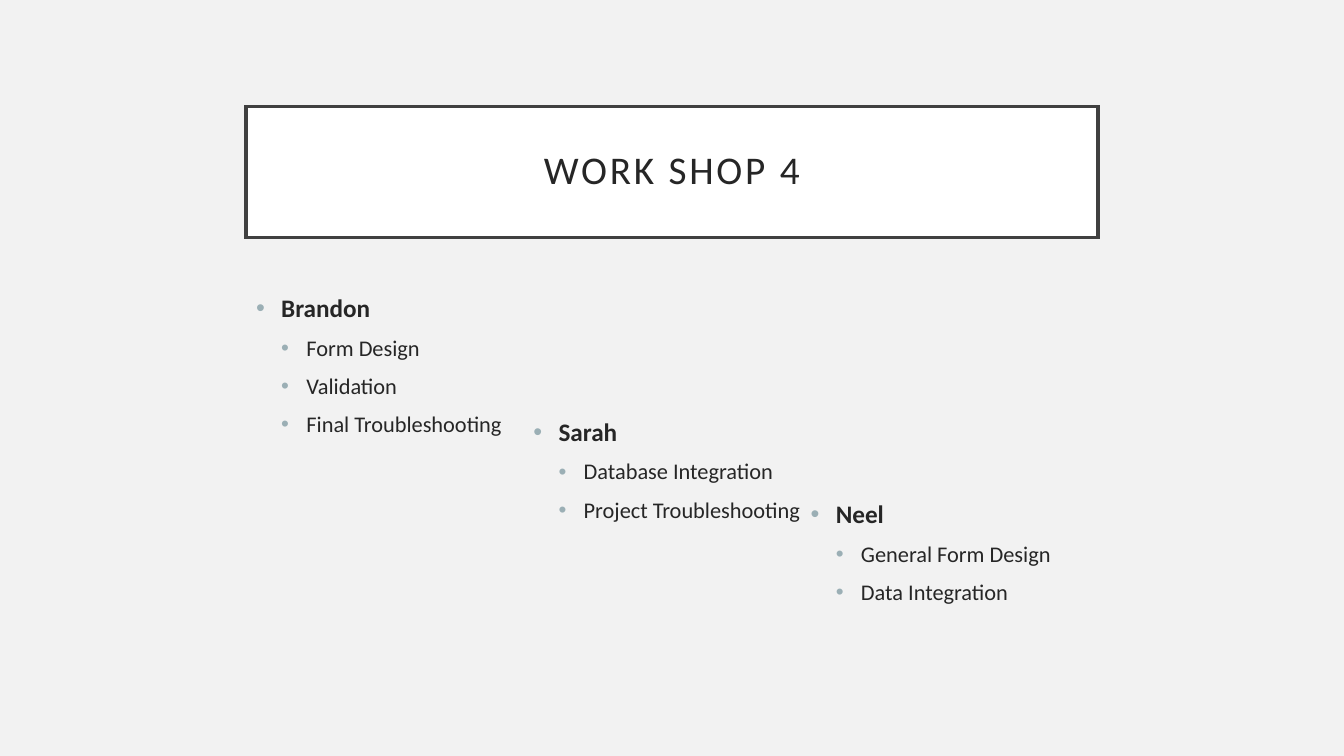
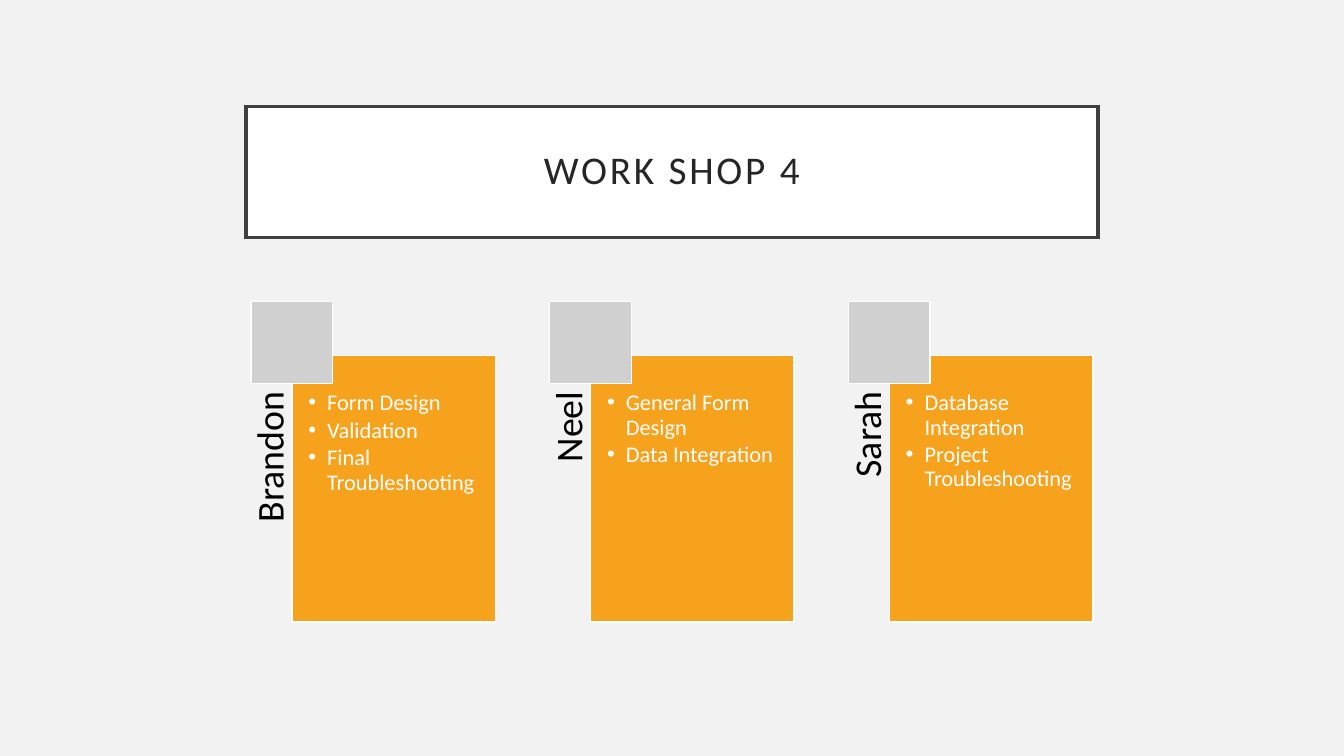
Before and after one commit to Sarah-Hanson/ThreadedProject-Workshop5, a slide deck: slide 3 of Presentation.pptx. Drawn at 1344x756 pixels with LibreOffice and Linux fonts; fonts in the diff are those of the drawing; grey boxes stand for pictures. Boxes give left, top, right and bottom in pixels: in the first picture for what was removed or moved away, otherwise in the second. Text is boxed around its words. In the diff, an @@ line names an element or a change of style, - is before the commit and + after.

Commit message:
Updated the Presentation

```diff
--- a/Presentation.pptx
+++ b/Presentation.pptx
@@ text removed at (281, 299, 1051, 604) @@
-• Brandon
-  • Form Design
-  • Validation
-  • Final Troubleshooting
-• Sarah
-  • Database Integration
-  • Project Troubleshooting
-• Neel
-  • General Form Design
-  • Data Integration
@@ group added at (248, 301, 1093, 623): 6 texts, 3 rectangles, 3 pictures @@
+Brandon
+  • Form Design
+  • Validation
+  • Final Troubleshooting
+Neel
+  • General Form Design
+  • Data Integration
+Sarah
+  • Database Integration
+  • Project Troubleshooting
```
Also in this commit, not shown: 4 other slides changed.
